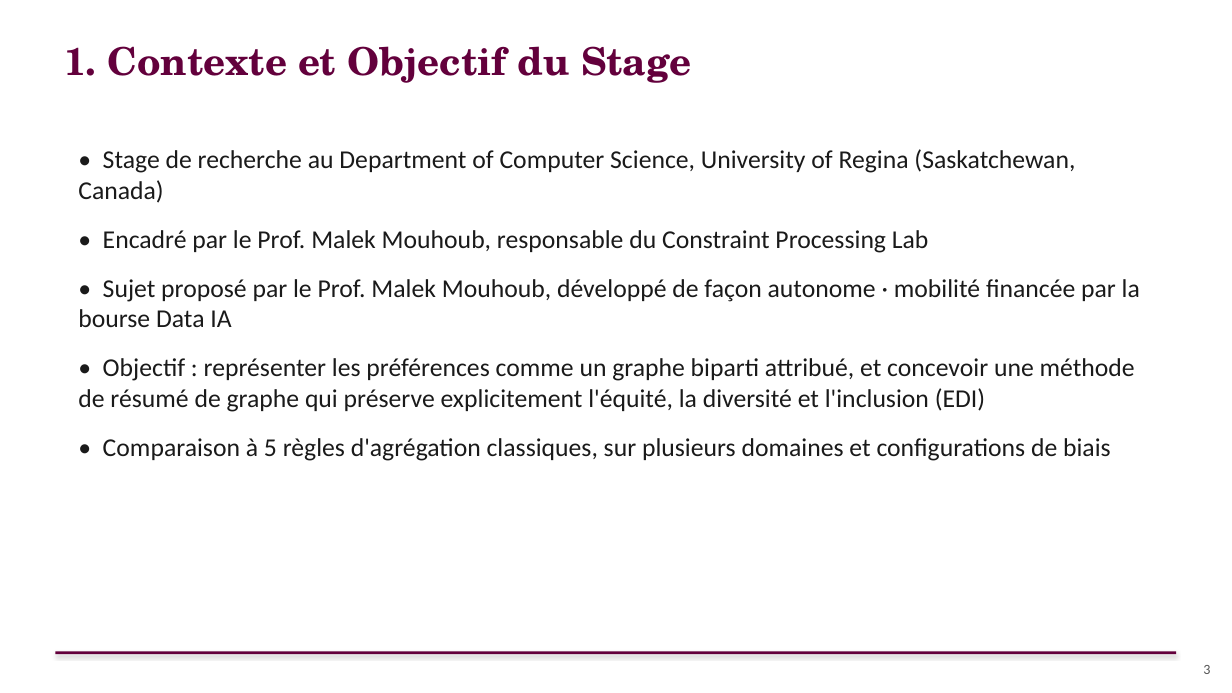
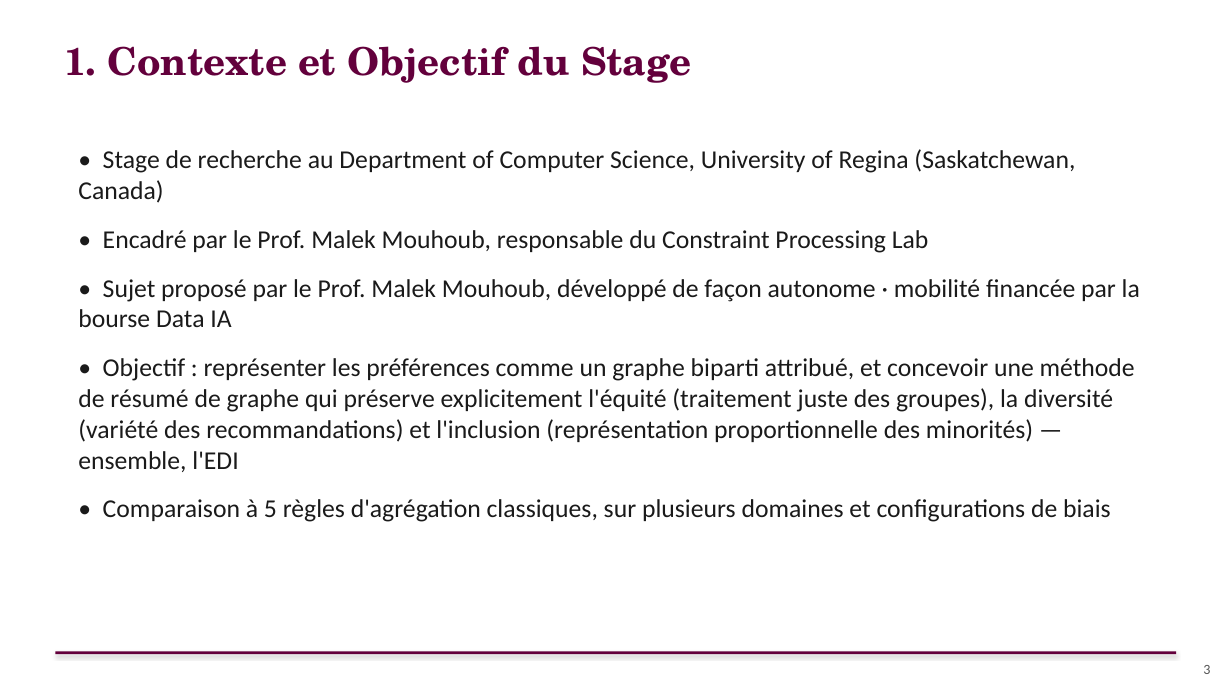
Before and after one commit to sitaacisse-boop/EDI, a slide deck: slide 3 of presentation/AURORA_Soutenance_FR.pptx. Drawn at 1232x693 pixels with LibreOffice and Linux fonts; fonts in the diff are those of the drawing. Boxes give left, top, right and bottom in pixels: in the first picture for what was removed or moved away, otherwise in the second. Text is boxed around its words. In the diff, an @@ line names an element or a change of style, - is before the commit and + after.

```diff
--- a/presentation/AURORA_Soutenance_FR.pptx
+++ b/presentation/AURORA_Soutenance_FR.pptx
@@ text at [78,358,1135,472]: text changed @@
-• Objectif : représenter les préférences comme un graphe biparti attribué, et concevoir une méthode de résumé de graphe qui préserve explicitement l'équité, la diversité et l'inclusion (EDI)
+• Objectif : représenter les préférences comme un graphe biparti attribué, et concevoir une méthode de résumé de graphe qui préserve explicitement l'équité (traitement juste des groupes), la diversité (variété des recommandations) et l'inclusion (représentation proportionnelle des minorités) — ensemble, l'EDI
```
Also in this commit, not shown: 1 other slide changed, 1 other file.
